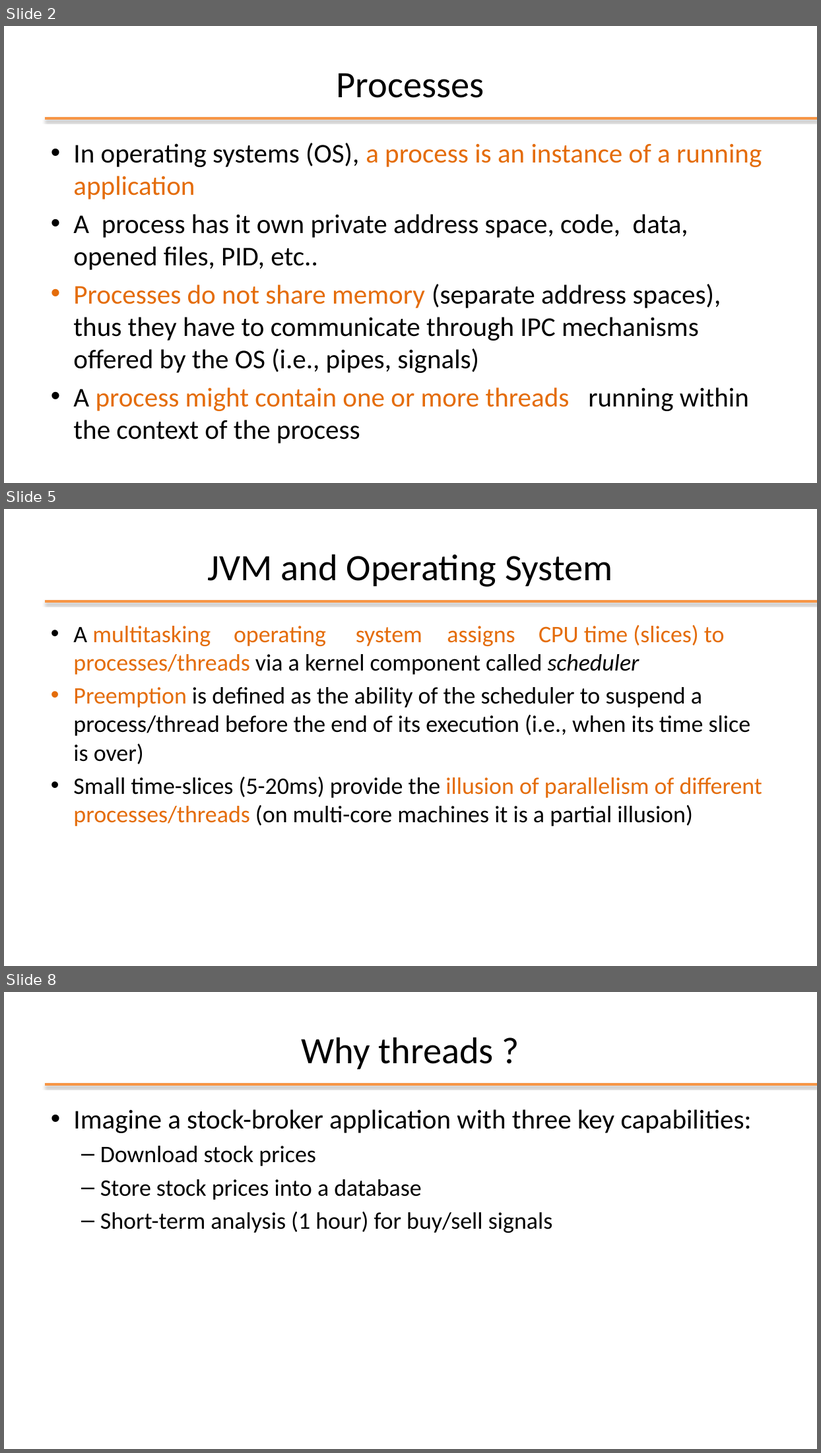
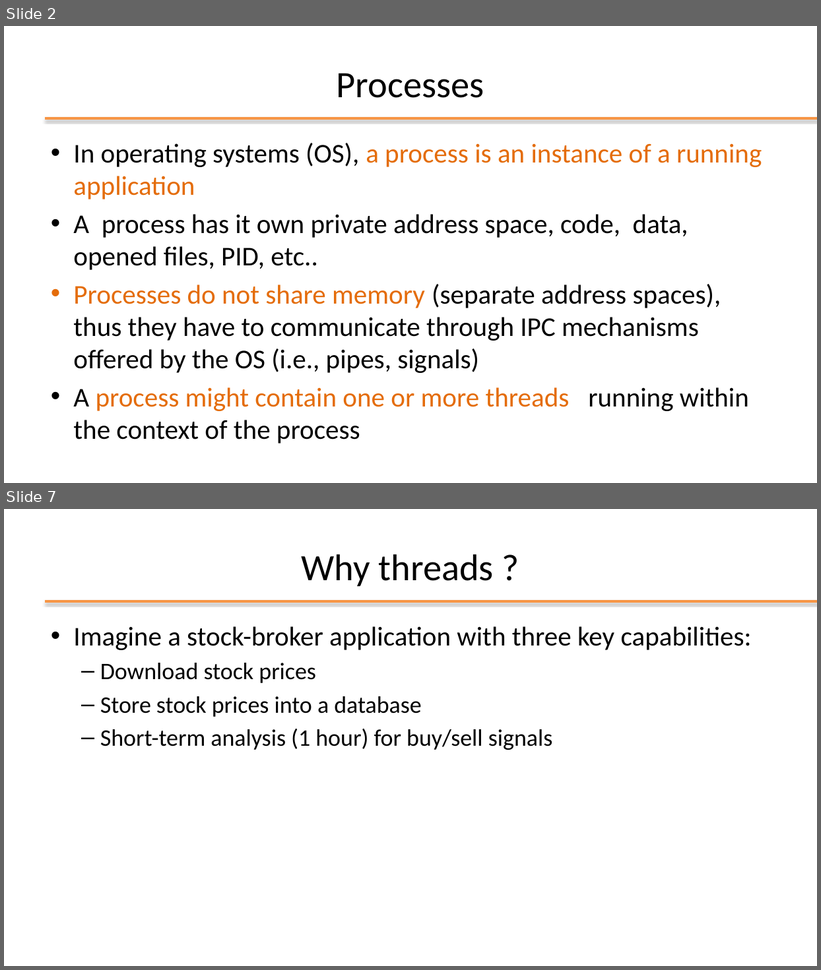
Before and after one commit to plctechnician/ooprogramming, a slide deck: java/slides/ppt/08 - Java Multi-Threading.pptx. Shown one above the other, each under a label of ours: slides 2, 5 and 8 before the commit, slides 2 and 7 after it; the slides between them are not shown. The pictures are 821x1453 and 821x970 pixels, drawn with LibreOffice and Linux fonts; fonts in the diff are those of the drawing; background and template pictures are left out. Boxes give left, top, right and bottom in pixels: in the first picture for what was removed or moved away, otherwise in the second. Text is boxed around its words. In the diff, an @@ line names an element or a change of style, - is before the commit and + after.

```diff
--- a/java/slides/ppt/08 - Java Multi-Threading.pptx
+++ b/java/slides/ppt/08 - Java Multi-Threading.pptx
@@ slide 5 removed at (x1=4, y1=509, x2=817, y2=966), background #FFFFFF; not listed: 1 template element that a slide beside it also shows @@
@@ title removed at (x1=208, y1=554, x2=613, y2=587) @@
-JVM and Operating System
@@ text removed at (x1=73, y1=625, x2=762, y2=826) @@
-• A multitasking operating system assigns CPU time (slices) to processes/threads via a kernel component called scheduler
-• Preemption is defined as the ability of the scheduler to suspend a process/thread before the end of its execution (i.e., when its time slice is over)
-• Small time-slices (5-20ms) provide the illusion of parallelism of different processes/threads (on multi-core machines it is a partial illusion)
@@ what was slide 8 is now slide 7 @@
```
Also in this commit, not shown: 6 slides changed, 15 other files.
